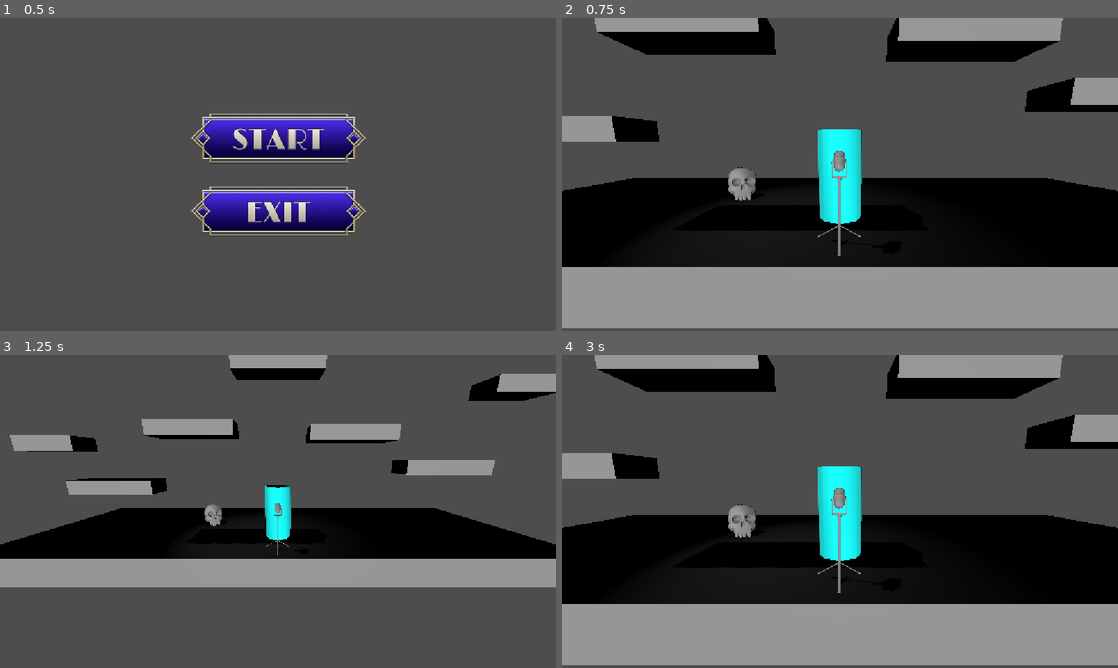
Above: before the commit, frames 1-4 (two rows, left to right).
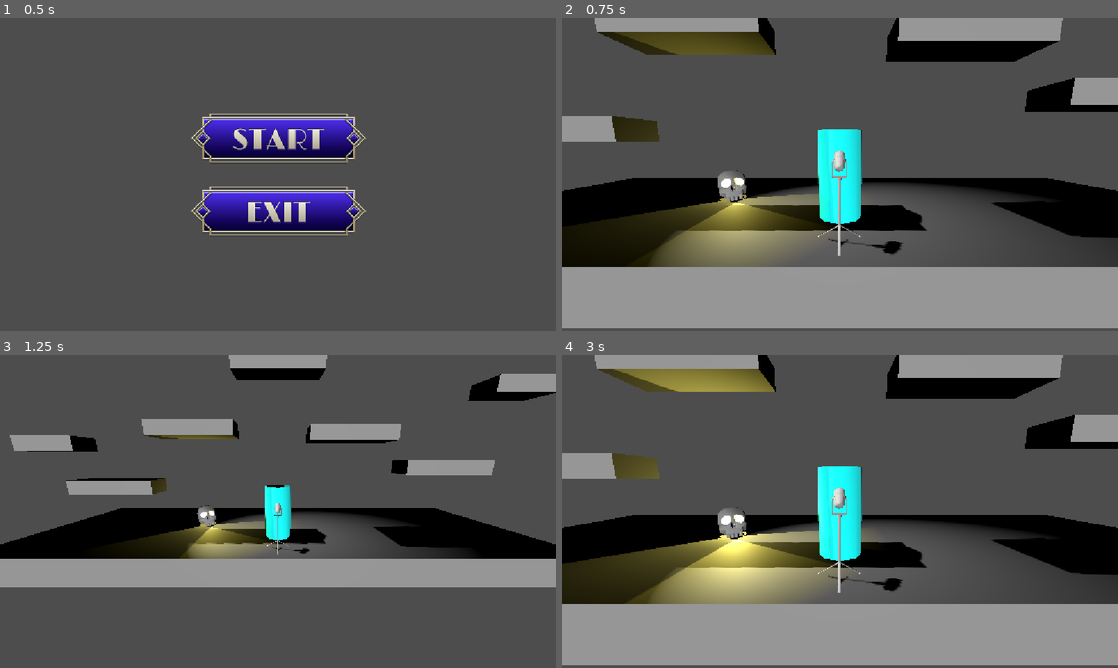
Above: after the commit, the same moments.

Repository: JoesRealAccount/ggj_2026
Game: Godot game, scene res://scenes/main_screen.tscn
Two runs of this game, one before a commit and one after it. Both use one fixed random seed, a clock stepped at 60 frames per second and the inputs below.
Inputs (mouse positions are in pixels of both pictures, inside the frame that each line leads up to):
- Up to frame 1 (0.5 s): no input
- Up to frame 2 (0.75 s): click (840, 136) at 0.5 s
- Up to frame 3 (1.25 s): no input
- Up to frame 4 (3 s): tap Enter (switch_mask) at 1.25, 2.1 s; hold D (move_right) 1.28-2.03 s; hold Enter (switch_mask) 1.28-2.03 s; tap W (jump) at 1.52, 2.27 s; hold Escape (back_to_menu) 2.03-2.75 s; click (840, 473) at 2.75 s

Frame 1 is identical in both runs. In frame 2, 20% of the frame differs, in the area x 5-100%, y 4-80%; in frame 3, 5.7%; in frame 4, 22%, in the area x 0-100%, y 4-80%.

Commit message:
feat: add Totenkopf prefab with pulsing light effect and integrate into main level

Diff:
--- /dev/null
+++ b/prefabs/totenkopf.gd
@@ -0,0 +1,18 @@
+extends MeshInstance3D
+
+## Light pulsing speed in milliseconds. Higher is slower.
+@export_range(0.1, 1000.0) var pulse_speed: float = 800.0
+
+
+func _process(_delta: float) -> void:
+	var energy = _calculate_light_energy()
+
+	# get all light children and make the energy pulse
+	for child in get_children():
+		if child is OmniLight3D:
+			var light := child as OmniLight3D
+			light.light_energy = energy
+
+
+func _calculate_light_energy() -> float:
+	return 2.0 + sin(Time.get_ticks_msec() / pulse_speed) * 1.0
--- /dev/null
+++ b/prefabs/totenkopf.tscn
@@ -0,0 +1,26 @@
+[gd_scene format=3 uid="uid://chg0eqr7v2cdp"]
+
+[ext_resource type="ArrayMesh" uid="uid://d1h3rh8gpiflx" path="res://objects/TOTENKOPF.obj" id="1_tcn45"]
+[ext_resource type="Script" uid="uid://beda4h6m46p4h" path="res://prefabs/totenkopf.gd" id="2_76tuq"]
+
+[node name="Totenkopf" type="MeshInstance3D" unique_id=353993623]
+transform = Transform3D(0.15, 0, 0, 0, 0.15, 0, 0, 0, 0.15, 0, 0, 0)
+mesh = ExtResource("1_tcn45")
+script = ExtResource("2_76tuq")
+
+[node name="LightEyeLeft" type="OmniLight3D" parent="." unique_id=256095421]
+transform = Transform3D(1, 0, 0, 0, 1, 0, 0, 0, 1, -0.109, 2, 0.6)
+light_color = Color(0.77, 0.72148997, 0.35419998, 1)
+light_size = 0.2
+shadow_enabled = true
+
+[node name="LightEyeRight" type="OmniLight3D" parent="." unique_id=529630282]
+transform = Transform3D(1, 0, 0, 0, 1, 0, 0, 0, 1, 2.109, 2, 0.6)
+light_color = Color(0.77, 0.72148997, 0.35419998, 1)
+light_size = 0.2
+shadow_enabled = true
+
+[node name="CSGBox3D" type="CSGBox3D" parent="." unique_id=345795037]
+transform = Transform3D(0.99999976, 0, 0, 0, 0.99999976, 0, 0, 0, 0.99999976, 1.3976283, -3.7820177, 16.822565)
+visible = false
+size = Vector3(39.14743, 3.0483398, 34.64514)
--- a/scenes/main_level.tscn
+++ b/scenes/main_level.tscn
@@ -6,7 +6,7 @@
 [ext_resource type="PackedScene" uid="uid://p0w1a0nj16ku" path="res://prefabs/character_spot_light.tscn" id="4_u2c82"]
 [ext_resource type="ArrayMesh" uid="uid://c82yeckf02435" path="res://objects/Mic_Test_Expo.obj" id="5_5fr2l"]
 [ext_resource type="Script" uid="uid://7oqt3khexuu5" path="res://mask_manager.gd" id="6_2sb77"]
-[ext_resource type="ArrayMesh" uid="uid://d1h3rh8gpiflx" path="res://objects/TOTENKOPF.obj" id="6_bq26l"]
+[ext_resource type="PackedScene" uid="uid://chg0eqr7v2cdp" path="res://prefabs/totenkopf.tscn" id="7_u2c82"]
 
 [sub_resource type="PhysicsMaterial" id="PhysicsMaterial_bw3m6"]
 
@@ -47,6 +47,10 @@
 
 [node name="CharacterSpotLight" parent="." unique_id=215407691 node_paths=PackedStringArray("target") instance=ExtResource("4_u2c82")]
 transform = Transform3D(1, 0, 0, 0, -4.371139e-08, 1, 0, -1, -4.371139e-08, -6.606348, 10.55814, 0)
+light_energy = 3.994
+light_specular = 3.0
+spot_range = 26.92353
+spot_angle = 17.712234
 target = NodePath("../Player")
 
 [node name="Floor" type="StaticBody3D" parent="." unique_id=979951912]
@@ -133,9 +137,8 @@
 script = ExtResource("6_2sb77")
 shader_overlay_manager = NodePath("../Camera/CanvasLayer/ColorRect")
 
-[node name="Totenkopf" type="MeshInstance3D" parent="." unique_id=295095495]
-transform = Transform3D(0.12915829, -0.0042951186, 0.07615571, -0.014445381, 0.14567451, 0.03271495, -0.074896395, -0.035503365, 0.12502016, -3.1373243, 0.23668951, -1.4256592)
-mesh = ExtResource("6_bq26l")
+[node name="Totenkopf" parent="." unique_id=353993623 instance=ExtResource("7_u2c82")]
+transform = Transform3D(0.12850897, -0.03674884, 0.068080634, 0.01034595, 0.13897514, 0.055487588, -0.07667078, -0.042841945, 0.12159833, -3.4268987, 0.15765375, -1.4691439)
 
 [editable path="Player"]
 [editable path="Camera"]
Not shown, added: prefabs/totenkopf.gd.uid
